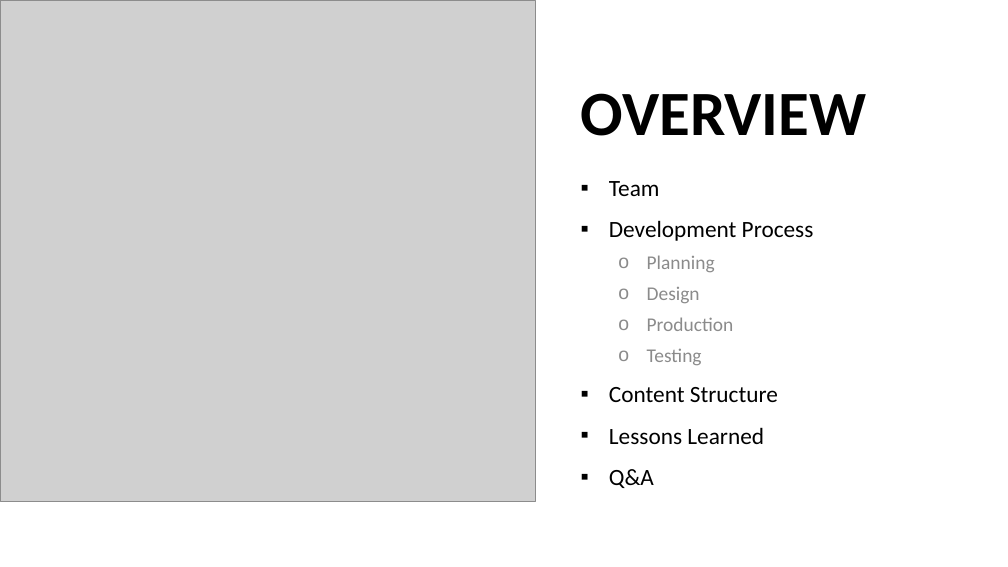
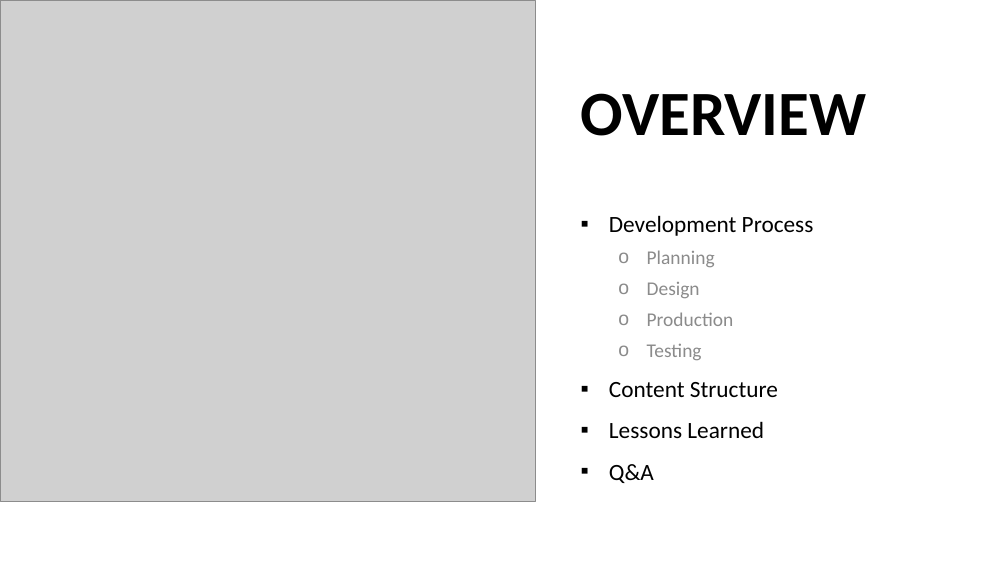
Before and after one commit to CodeFactoryWien/WF-FrontEnd-1, a slide deck: slide 2 of docs/Presentation.pptx. Drawn at 1008x567 pixels with LibreOffice and Linux fonts; fonts in the diff are those of the drawing; grey boxes stand for pictures. Boxes give left, top, right and bottom in pixels: in the first picture for what was removed or moved away, otherwise in the second. Text is boxed around its words. In the diff, an @@ line names an element or a change of style, - is before the commit and + after.

```diff
--- a/docs/Presentation.pptx
+++ b/docs/Presentation.pptx
@@ text at box(609, 181, 660, 196): paragraph removed @@
-▪ Team
```
Also in this commit, not shown: 1 other slide changed, 2 slides added, 1 slide removed.
